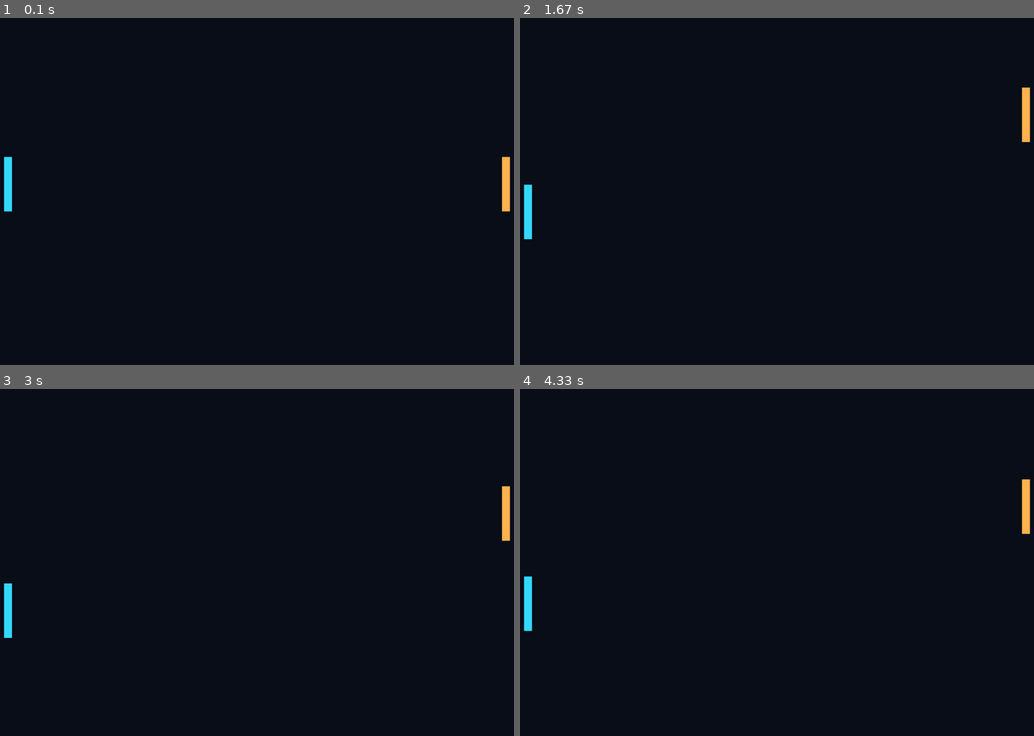
Above: before the commit, frames 1-4 (two rows, left to right).
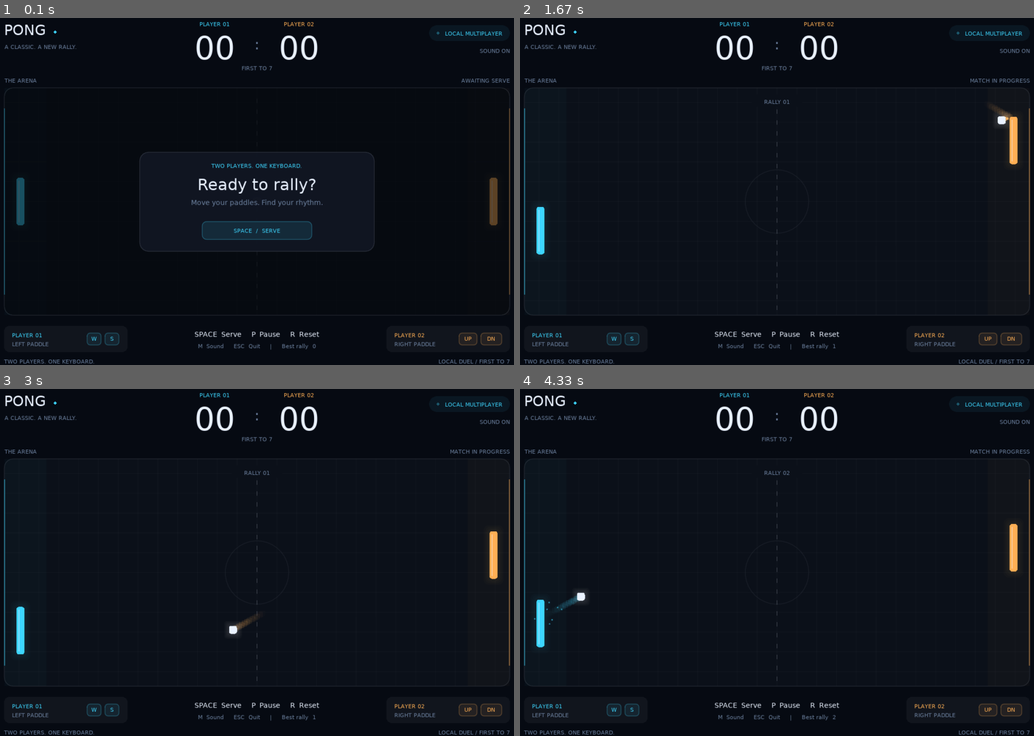
Above: after the commit, the same moments.

Repository: AhmadKhalil05/pong-love2D
Game: LÖVE game, started from main.lua
Same seed, same stepped clock (60 frames per second), same inputs: the game is played once before the commit and once after it.
Inputs:
- Up to frame 1 (0.1 s): no input
- Up to frame 2 (1.67 s): tap Enter at 0.33 s; hold Up 0.67-1.13 s; hold Down 1.17-1.47 s; hold S 1.17-1.47 s; hold Up from 1.5 s (still down); hold W from 1.5 s (still down)
- Up to frame 3 (3 s): release Up at 1.87 s; release W at 1.87 s; hold Down 1.9-2.27 s; hold S 1.9-2.27 s; hold Up 2.3-2.6 s; hold W 2.3-2.6 s; hold Down 2.63-2.93 s; hold S 2.63-2.93 s; hold Up from 2.97 s (still down); hold W from 2.97 s (still down)
- Up to frame 4 (4.33 s): release Up at 3.33 s; release W at 3.33 s; hold Down 3.37-3.73 s; hold S 3.37-3.73 s; hold Up 3.77-4.07 s; hold W 3.77-4.07 s; hold Down from 4.1 s (still down); hold S from 4.1 s (still down)

The runs differ from the first frame. In frame 1, 5.3% of the frame differs, in the area x 0-100%, y 1-100%; in frame 2, 3.7%; in frame 3, 3.6%; in frame 4, 3.7%.

Commit message:
Part 2: complete Pong game, own change, and submission media

Diff:
--- a/main.lua
+++ b/main.lua
@@ -1,26 +1,272 @@
--- Part 1: the window, two Lua tables, keyboard input, and delta time.
-local player1, player2
-
+-- PONG / LOCAL DUEL
+-- Gameplay lives here. ui.lua only draws the interface.
+local ui = require("ui")
+
+local game = {
+    width = 1100,
+    height = 720,
+    arena = {x = 40, y = 160, width = 1020, height = 460},
+    winningScore = 7,
+    phase = "serve",
+    time = 0,
+    rally = 0,
+    bestRally = 0,
+    muted = false,
+    particles = {},
+    trail = {},
+    trailTimer = 0,
+    sounds = {}
+}
+
+-- AABB: all four comparisons must be true for two rectangles to overlap.
+function game.collides(a, b)
+    return a.x < b.x + b.width
+       and a.x + a.width > b.x
+       and a.y < b.y + b.height
+       and a.y + a.height > b.y
+end
+
+local function clamp(value, low, high)
+    return math.max(low, math.min(high, value))
+end
+
+local function playSound(name)
+    local source = game.sounds[name]
+    if source and not game.muted then
+        source:stop()
+        source:play()
+    end
+end
+
+-- Short sounds are synthesized locally; no downloads or sound assets needed.
+local function makeTone(frequency, duration)
+    local rate = 22050
+    local count = math.floor(rate * duration)
+    local data = love.sound.newSoundData(count, rate, 16, 1)
+    for sample = 0, count - 1 do
+        local envelope = (1 - sample / count) ^ 2
+        local wave = math.sin(2 * math.pi * frequency * sample / rate)
+        data:setSample(sample, wave * envelope * 0.16)
+    end
+    return love.audio.newSource(data, "static")
+end
+
+local function resetBall(direction)
+    local ball, arena = game.ball, game.arena
+    ball.x = arena.x + (arena.width - ball.width) / 2
+    ball.y = arena.y + (arena.height - ball.height) / 2
+    -- Velocity is measured in pixels PER SECOND, not pixels per frame.
+    ball.dx = 360 * direction
+    ball.dy = 210 * (love.math.random(0, 1) == 0 and -1 or 1)
+    game.rally = 0
+    game.trail = {}
+    game.trailTimer = 0
+end
+
+local function resetMatch()
+    local arena = game.arena
+    game.player1.score = 0
+    game.player2.score = 0
+    game.player1.y = arena.y + (arena.height - game.player1.height) / 2
+    game.player2.y = arena.y + (arena.height - game.player2.height) / 2
+    game.bestRally = 0
+    game.winner = nil
+    game.lastScorer = nil
+    game.particles = {}
+    game.phase = "serve"
+    game.previousPhase = nil
+    resetBall(1)
+end
+
+local function burst(x, y, color)
+    for _ = 1, 10 do
+        local angle = love.math.random() * math.pi * 2
+        local speed = love.math.random(60, 180)
+        game.particles[#game.particles + 1] = {
+            x = x, y = y,
+            dx = math.cos(angle) * speed,
+            dy = math.sin(angle) * speed,
+            life = 0.35, maximumLife = 0.35,
+            color = color
+        }
+    end
+end
+
+local function scorePoint(player, number, direction)
+    player.score = player.score + 1
+    game.lastScorer = number
+    resetBall(direction)
+    playSound("score")
+    if player.score >= game.winningScore then
+        game.winner = number
+        game.phase = "gameover"
+    else
+        game.phase = "serve"
+    end
+end
+
+local function movePaddle(player, upKey, downKey, dt)
+    local movement = 0
+    if love.keyboard.isDown(upKey) then movement = movement - 1 end
+    if love.keyboard.isDown(downKey) then movement = movement + 1 end
+    player.y = player.y + movement * player.speed * dt
+    player.y = clamp(player.y, game.arena.y,
+        game.arena.y + game.arena.height - player.height)
+end
+
+local function paddleHit(player, direction)
+    local ball = game.ball
+    -- Place the ball OUTSIDE the paddle, so it cannot bounce repeatedly inside it.
+    if direction == 1 then
+        ball.x = player.x + player.width
+    else
+        ball.x = player.x - ball.width
+    end
+    -- Own change: each paddle hit adds 4.5% horizontal speed, with a safe cap.
+    ball.dx = direction * math.min(math.abs(ball.dx) * 1.045, 750)
+    game.rally = game.rally + 1
+    game.bestRally = math.max(game.bestRally, game.rally)
+    burst(ball.x + ball.width / 2, ball.y + ball.height / 2, player.color)
+    playSound("hit")
+end
+
+local function moveBall(dt)
+    local ball, arena = game.ball, game.arena
+    ball.x = ball.x + ball.dx * dt
+    ball.y = ball.y + ball.dy * dt
+
+    if ball.y < arena.y and ball.dy < 0 then
+        ball.y = arena.y
+        ball.dy = -ball.dy
+        playSound("wall")
+    elseif ball.y + ball.height > arena.y + arena.height and ball.dy > 0 then
+        ball.y = arena.y + arena.height - ball.height
+        ball.dy = -ball.dy
+        playSound("wall")
+    end
+
+    -- The direction checks prevent a second hit while moving away from a paddle.
+    if ball.dx < 0 and game.collides(ball, game.player1) then
+        paddleHit(game.player1, 1)
+    elseif ball.dx > 0 and game.collides(ball, game.player2) then
+        paddleHit(game.player2, -1)
+    end
+
+    if ball.x + ball.width < arena.x then
+        scorePoint(game.player2, 2, -1)
+    elseif ball.x > arena.x + arena.width then
+        scorePoint(game.player1, 1, 1)
+    end
+
+    if game.phase == "playing" then
+        game.trailTimer = game.trailTimer + dt
+        if game.trailTimer >= 0.014 then
+            game.trailTimer = game.trailTimer - 0.014
+            game.trail[#game.trail + 1] = {x = ball.x, y = ball.y, life = 0.16}
+        end
+    end
+end
+
+local function updateEffects(dt)
+    for index = #game.particles, 1, -1 do
+        local particle = game.particles[index]
+        particle.life = particle.life - dt
+        particle.x = particle.x + particle.dx * dt
+        particle.y = particle.y + particle.dy * dt
+        if particle.life <= 0 then table.remove(game.particles, index) end
+    end
+    for index = #game.trail, 1, -1 do
+        local point = game.trail[index]
+        point.life = point.life - dt
+        if point.life <= 0 then table.remove(game.trail, index) end
+    end
+end
+
+-- 1. LOAD: called once to create the initial game state.
 function love.load()
-    love.graphics.setBackgroundColor(0.03, 0.05, 0.09)
-    player1 = {x = 40, y = 300, width = 16, height = 110, speed = 420}
-    player2 = {x = 1044, y = 300, width = 16, height = 110, speed = 420}
-end
-
+    love.graphics.setBackgroundColor(0.025, 0.04, 0.07)
+    love.graphics.setDefaultFilter("linear", "linear")
+    love.keyboard.setKeyRepeat(false)
+    love.mouse.setVisible(false)
+    game.player1 = {
+        x = 65, y = 0, width = 16, height = 96, speed = 440,
+        score = 0, color = {0.24, 0.84, 1.0}
+    }
+    game.player2 = {
+        x = 1019, y = 0, width = 16, height = 96, speed = 440,
+        score = 0, color = {1.0, 0.69, 0.33}
+    }
+    game.ball = {x = 0, y = 0, width = 16, height = 16, dx = 360, dy = 210}
+    ui.load()
+    -- Keep playing normally if the computer has no audio device.
+    local ok, sounds = pcall(function()
+        return {hit = makeTone(640, 0.065), wall = makeTone(400, 0.045),
+            score = makeTone(220, 0.22)}
+    end)
+    if ok then game.sounds = sounds end
+    resetMatch()
+end
+
+-- 2. UPDATE: dt is the elapsed time in seconds since the previous frame.
 function love.update(dt)
-    if love.keyboard.isDown("w") then player1.y = player1.y - player1.speed * dt end
-    if love.keyboard.isDown("s") then player1.y = player1.y + player1.speed * dt end
-    if love.keyboard.isDown("up") then player2.y = player2.y - player2.speed * dt end
-    if love.keyboard.isDown("down") then player2.y = player2.y + player2.speed * dt end
-
-    local height = love.graphics.getHeight()
-    player1.y = math.max(0, math.min(height - player1.height, player1.y))
-    player2.y = math.max(0, math.min(height - player2.height, player2.y))
-end
-
+    game.time = game.time + dt
+    if game.phase == "paused" then return end
+    updateEffects(dt)
+    if game.phase ~= "serve" and game.phase ~= "playing" then return end
+
+    -- Small substeps prevent fast balls from skipping through a paddle.
+    -- The full dt is consumed, so 30 FPS and 144 FPS cover the same game time.
+    local remaining = dt
+    while remaining > 0 do
+        local step = math.min(remaining, 1 / 240)
+        movePaddle(game.player1, "w", "s", step)
+        movePaddle(game.player2, "up", "down", step)
+        if game.phase == "playing" then moveBall(step) end
+        remaining = remaining - step
+        if game.phase == "gameover" then break end
+    end
+end
+
+-- 3. DRAW: renders the current state without changing the game rules.
 function love.draw()
-    love.graphics.setColor(0.2, 0.85, 1)
-    love.graphics.rectangle("fill", player1.x, player1.y, player1.width, player1.height)
-    love.graphics.setColor(1, 0.7, 0.3)
-    love.graphics.rectangle("fill", player2.x, player2.y, player2.width, player2.height)
-end
+    ui.draw(game)
+end
+
+function love.keypressed(key)
+    if key == "escape" then
+        love.event.quit()
+    elseif key == "m" then
+        game.muted = not game.muted
+    elseif key == "r" then
+        resetMatch()
+    elseif key == "p" then
+        if game.phase == "paused" then
+            game.phase = game.previousPhase
+        elseif game.phase == "playing" or game.phase == "serve" then
+            game.previousPhase = game.phase
+            game.phase = "paused"
+        end
+    elseif key == "space" or key == "return" then
+        if game.phase == "gameover" then
+            resetMatch()
+            game.phase = "playing"
+        elseif game.phase == "serve" then
+            game.phase = "playing"
+        elseif game.phase == "paused" then
+            game.phase = game.previousPhase
+        end
+    elseif key == "f12" then
+        love.graphics.captureScreenshot("pong-screenshot.png")
+        print("Screenshot: " .. love.filesystem.getSaveDirectory() .. "/pong-screenshot.png")
+    end
+end
+
+function love.focus(focused)
+    if not focused and (game.phase == "playing" or game.phase == "serve") then
+        game.previousPhase = game.phase
+        game.phase = "paused"
+    end
+end
+
+-- Returning the state also makes the actual gameplay easy to inspect and test.
+return game
--- /dev/null
+++ b/tests/game_spec.lua
@@ -0,0 +1,198 @@
+-- Run from the project folder: lua tests/game_spec.lua
+-- These tests exercise the real main.lua with graphics/audio replaced by stubs.
+local held = {}
+local noop = function() end
+love = {
+    graphics = {setBackgroundColor = noop, setDefaultFilter = noop,
+        newFont = function() return {} end},
+    keyboard = {setKeyRepeat = noop, isDown = function(key) return held[key] or false end},
+    mouse = {setVisible = noop},
+    math = {random = math.random},
+    event = {quit = noop}
+}
+local game = require("main")
+local total = 0
+local function close(actual, expected, tolerance)
+    assert(math.abs(actual - expected) <= (tolerance or 0.00001),
+        "Expected " .. expected .. ", got " .. actual)
+end
+local function test(name, callback)
+    held = {}
+    math.randomseed(17)
+    love.load()
+    callback()
+    total = total + 1
+    print("PASS  " .. name)
+end
+
+test("the ball starts centered and waits for a serve", function()
+    close(game.ball.x + game.ball.width / 2, 550)
+    close(game.ball.y + game.ball.height / 2, 390)
+    local x, y = game.ball.x, game.ball.y
+    love.update(1)
+    close(game.ball.x, x)
+    close(game.ball.y, y)
+    assert(game.phase == "serve")
+end)
+
+test("both paddles use their assigned keys", function()
+    local y1, y2 = game.player1.y, game.player2.y
+    held.w, held.down = true, true
+    love.update(0.1)
+    close(game.player1.y, y1 - 44)
+    close(game.player2.y, y2 + 44)
+    held = {s = true, up = true}
+    love.update(0.1)
+    close(game.player1.y, y1)
+    close(game.player2.y, y2)
+end)
+
+test("paddles stay inside both arena boundaries", function()
+    held.w, held.up = true, true
+    love.update(5)
+    close(game.player1.y, 160)
+    close(game.player2.y, 160)
+    held = {s = true, down = true}
+    love.update(5)
+    close(game.player1.y + game.player1.height, 620)
+    close(game.player2.y + game.player2.height, 620)
+end)
+
+test("ball movement uses pixels per second and dt", function()
+    love.keypressed("space")
+    game.ball.dx, game.ball.dy = 240, 100
+    game.ball.x, game.ball.y = 300, 300
+    love.update(0.25)
+    close(game.ball.x, 360)
+    close(game.ball.y, 325)
+end)
+
+test("movement agrees at 30, 60, and 144 FPS", function()
+    local referenceX, referenceY, referencePaddle
+    for _, fps in ipairs({30, 60, 144}) do
+        love.keypressed("r")
+        love.keypressed("space")
+        game.ball.x, game.ball.y = 300, 300
+        game.ball.dx, game.ball.dy = 240, 100
+        held = {s = true}
+        for _ = 1, fps do love.update(1 / fps) end
+        if referenceX then
+            close(game.ball.x, referenceX)
+            close(game.ball.y, referenceY)
+            close(game.player1.y, referencePaddle)
+        end
+        referenceX, referenceY = game.ball.x, game.ball.y
+        referencePaddle = game.player1.y
+    end
+end)
+
+test("AABB distinguishes overlap, touching edges, and separation", function()
+    local a = {x = 0, y = 0, width = 16, height = 16}
+    assert(game.collides(a, {x = 15, y = 15, width = 8, height = 8}))
+    assert(not game.collides(a, {x = 16, y = 0, width = 8, height = 8}))
+    assert(not game.collides(a, {x = 50, y = 50, width = 8, height = 8}))
+end)
+
+test("top and bottom walls reverse vertical velocity", function()
+    love.keypressed("space")
+    game.ball.y, game.ball.dy = 160, -210
+    love.update(1 / 240)
+    assert(game.ball.dy > 0 and game.ball.y >= 160)
+    game.ball.y, game.ball.dy = 604, 210
+    love.update(1 / 240)
+    assert(game.ball.dy < 0 and game.ball.y + game.ball.height <= 620)
+end)
+
+test("left paddle reverses the ball and separates it", function()
+    love.keypressed("space")
+    game.ball.x = game.player1.x + game.player1.width
+    game.ball.y = game.player1.y + 30
+    game.ball.dx, game.ball.dy = -360, 0
+    love.update(1 / 240)
+    assert(game.ball.dx > 360)
+    assert(game.ball.x >= game.player1.x + game.player1.width)
+    assert(not game.collides(game.ball, game.player1))
+    assert(game.rally == 1)
+    love.update(1 / 240)
+    assert(game.rally == 1)
+end)
+
+test("right paddle reverses the ball and separates it", function()
+    love.keypressed("space")
+    game.ball.x = game.player2.x - game.ball.width
+    game.ball.y = game.player2.y + 30
+    game.ball.dx, game.ball.dy = 360, 0
+    love.update(1 / 240)
+    assert(game.ball.dx < -360)
+    assert(game.ball.x + game.ball.width <= game.player2.x)
+    assert(not game.collides(game.ball, game.player2))
+end)
+
+test("a fast ball cannot skip through a paddle during a long frame", function()
+    love.keypressed("space")
+    game.ball.x, game.ball.y = 130, game.player1.y + 30
+    game.ball.dx, game.ball.dy = -750, 0
+    love.update(0.2)
+    assert(game.ball.dx == 750)
+    assert(game.rally == 1 and game.player2.score == 0)
+end)
+
+test("a missed ball awards one point then waits in the center", function()
+    love.keypressed("space")
+    game.ball.x, game.ball.y, game.ball.dx = 1062, 180, 360
+    love.update(0.1)
+    assert(game.player1.score == 1 and game.player2.score == 0)
+    assert(game.phase == "serve")
+    close(game.ball.x + game.ball.width / 2, 550)
+    love.update(2)
+    assert(game.player1.score == 1)
+    love.keypressed("space")
+    game.ball.x, game.ball.y, game.ball.dx = 20, 180, -360
+    love.update(0.1)
+    assert(game.player2.score == 1)
+end)
+
+test("seven points ends the match and Space starts a rematch", function()
+    game.player1.score = 6
+    love.keypressed("space")
+    game.ball.x, game.ball.y, game.ball.dx = 1062, 180, 360
+    love.update(0.1)
+    assert(game.phase == "gameover" and game.winner == 1)
+    love.keypressed("space")
+    assert(game.phase == "playing" and game.player1.score == 0 and game.player2.score == 0)
+end)
+
+test("pause freezes the ball and paddles; P resumes", function()
+    love.keypressed("space")
+    love.keypressed("p")
+    local x, y = game.ball.x, game.player1.y
+    held.w = true
+    love.update(1)
+    close(game.ball.x, x)
+    close(game.player1.y, y)
+    love.keypressed("p")
+    assert(game.phase == "playing")
+end)
+
+test("losing focus pauses and requires manual resume", function()
+    love.keypressed("space")
+    love.focus(false)
+    assert(game.phase == "paused")
+    love.focus(true)
+    assert(game.phase == "paused")
+    love.keypressed("space")
+    assert(game.phase == "playing")
+end)
+
+test("R resets scores and M toggles sound", function()
+    game.player1.score, game.player2.score = 4, 3
+    game.bestRally = 8
+    love.keypressed("r")
+    assert(game.player1.score == 0 and game.player2.score == 0)
+    assert(game.bestRally == 0 and game.phase == "serve")
+    local before = game.muted
+    love.keypressed("m")
+    assert(game.muted ~= before)
+end)
+
+print("\n" .. total .. " gameplay tests passed.")
--- /dev/null
+++ b/ui.lua
@@ -0,0 +1,210 @@
+-- Presentation only: the collision and movement code stays in main.lua.
+local ui = {}
+local fonts = {}
+local cyan = {0.24, 0.84, 1.0}
+local amber = {1.0, 0.69, 0.33}
+local white = {0.92, 0.95, 1.0}
+local muted = {0.43, 0.51, 0.63}
+
+local function color(rgb, alpha)
+    love.graphics.setColor(rgb[1], rgb[2], rgb[3], alpha or 1)
+end
+
+local function text(value, x, y, font, tint, width, align)
+    love.graphics.setFont(fonts[font])
+    color(tint or white)
+    if width then
+        love.graphics.printf(value, x, y, width, align or "left")
+    else
+        love.graphics.print(value, x, y)
+    end
+end
+
+local function rectangle(mode, x, y, width, height, radius)
+    love.graphics.rectangle(mode, x, y, width, height, radius or 0, radius or 0)
+end
+
+local function keycap(value, x, y, width, tint)
+    color(tint, 0.08)
+    rectangle("fill", x, y, width, 25, 6)
+    color(tint, 0.28)
+    rectangle("line", x + 0.5, y + 0.5, width - 1, 24, 6)
+    text(value, x, y + 5, "small", tint, width, "center")
+end
+
+function ui.load()
+    fonts.small = love.graphics.newFont(11)
+    fonts.body = love.graphics.newFont(14)
+    fonts.title = love.graphics.newFont(29)
+    fonts.headline = love.graphics.newFont(32)
+    fonts.score = love.graphics.newFont(64)
+end
+
+local function header(game)
+    text("PONG", 40, 27, "title")
+    color(cyan)
+    love.graphics.circle("fill", 143, 48, 3)
+    text("A CLASSIC. A NEW RALLY.", 41, 71, "small", muted)
+
+    text("PLAYER 01", 410, 25, "small", cyan, 110, "center")
+    text("PLAYER 02", 580, 25, "small", amber, 110, "center")
+    text(string.format("%02d", game.player1.score), 410, 43, "score", white, 110, "center")
+    text(string.format("%02d", game.player2.score), 580, 43, "score", white, 110, "center")
+    text(":", 535, 56, "title", muted, 30, "center")
+    text("FIRST TO " .. game.winningScore, 491, 114, "small", muted, 118, "center")
+
+    color(cyan, 0.07)
+    rectangle("fill", 897, 34, 163, 32, 16)
+    color(cyan, 0.35)
+    love.graphics.circle("fill", 915, 50, 3)
+    text("LOCAL MULTIPLAYER", 929, 44, "small", cyan)
+    text(game.muted and "SOUND OFF" or "SOUND ON", 897, 79, "small", muted, 163, "right")
+
+    text("THE ARENA", 41, 139, "small", muted)
+    local status = ({serve = "AWAITING SERVE", playing = "MATCH IN PROGRESS",
+        paused = "MATCH PAUSED", gameover = "MATCH COMPLETE"})[game.phase]
+    text(status, 825, 139, "small", muted, 235, "right")
+end
+
+local function court(game)
+    local a = game.arena
+    color({0.045, 0.065, 0.10})
+    rectangle("fill", a.x, a.y, a.width, a.height, 18)
+    love.graphics.setScissor(a.x + 1, a.y + 1, a.width - 2, a.height - 2)
+
+    color(white, 0.022)
+    for x = a.x + 30, a.x + a.width - 1, 40 do
+        love.graphics.line(x, a.y, x, a.y + a.height)
+    end
+    for y = a.y + 30, a.y + a.height - 1, 40 do
+        love.graphics.line(a.x, y, a.x + a.width, y)
+    end
+
+    color(cyan, 0.025)
+    rectangle("fill", a.x, a.y, 85, a.height)
+    color(amber, 0.025)
+    rectangle("fill", a.x + a.width - 85, a.y, 85, a.height)
+    color(white, 0.06)
+    love.graphics.circle("line", game.width / 2, a.y + a.height / 2, 64)
+    for y = a.y + 22, a.y + a.height - 20, 22 do
+        color(white, 0.14)
+        rectangle("fill", game.width / 2 - 1, y, 2, 9, 1)
+    end
+    love.graphics.setScissor()
+
+    color(white, 0.10)
+    rectangle("line", a.x + 0.5, a.y + 0.5, a.width - 1, a.height - 1, 18)
+    color(cyan, 0.50)
+    rectangle("fill", a.x, a.y + 42, 2, a.height - 84, 1)
+    color(amber, 0.50)
+    rectangle("fill", a.x + a.width - 2, a.y + 42, 2, a.height - 84, 1)
+
+    if game.phase == "playing" then
+        color({0.045, 0.065, 0.10})
+        rectangle("fill", 498, 174, 104, 25, 12)
+        text(string.format("RALLY %02d", game.rally), 498, 182, "small", muted, 104, "center")
+    end
+end
+
+local function paddle(player)
+    for spread = 12, 3, -3 do
+        color(player.color, 0.018)
+        rectangle("fill", player.x - spread, player.y - spread,
+            player.width + spread * 2, player.height + spread * 2, 10)
+    end
+    color(player.color)
+    rectangle("fill", player.x, player.y, player.width, player.height, 5)
+    color(white, 0.45)
+    rectangle("fill", player.x + 4, player.y + 6, 2, player.height - 12, 1)
+end
+
+local function ballAndEffects(game)
+    local ball = game.ball
+    local tint = ball.dx > 0 and cyan or amber
+    for _, point in ipairs(game.trail) do
+        color(tint, math.max(0, point.life / 0.16) * 0.19)
+        rectangle("fill", point.x + 2, point.y + 2, ball.width - 4, ball.height - 4, 3)
+    end
+    for _, particle in ipairs(game.particles) do
+        color(particle.color, particle.life / particle.maximumLife)
+        rectangle("fill", particle.x, particle.y, 3, 3, 1)
+    end
+    for spread = 10, 2, -2 do
+        color(white, 0.025)
+        rectangle("fill", ball.x - spread, ball.y - spread,
+            ball.width + spread * 2, ball.height + spread * 2, 6)
+    end
+    color(white)
+    rectangle("fill", ball.x, ball.y, ball.width, ball.height, 4)
+end
+
+local function overlay(game)
+    if game.phase == "playing" then return end
+    local a = game.arena
+    color({0.015, 0.025, 0.045}, 0.65)
+    rectangle("fill", a.x + 1, a.y + 1, a.width - 2, a.height - 2, 18)
+    color({0.065, 0.09, 0.135}, 0.98)
+    rectangle("fill", 313, 290, 474, 201, 18)
+    color(white, 0.12)
+    rectangle("line", 313.5, 290.5, 473, 200, 18)
+
+    local eyebrow, title, description, key, tint
+    if game.phase == "serve" then
+        eyebrow = game.lastScorer and ("PLAYER 0" .. game.lastScorer .. " SCORED") or "TWO PLAYERS. ONE KEYBOARD."
+        title = game.lastScorer and "One more rally." or "Ready to rally?"
+        description = "Move your paddles. Find your rhythm."
+        key, tint = "SPACE  /  SERVE", cyan
+    elseif game.phase == "paused" then
+        eyebrow, title = "TAKE A BREATHER", "Time out."
+        description = "Your match is right where you left it."
+        key, tint = "P  /  RESUME", cyan
+    else
+        eyebrow, title = "MATCH POINT. MATCH WON.", "PLAYER 0" .. game.winner .. " WINS"
+        description = "Final score  " .. game.player1.score .. " : " .. game.player2.score
+            .. "     |     Best rally  " .. game.bestRally
+        key = "SPACE  /  PLAY AGAIN"
+        tint = game.winner == 1 and cyan or amber
+    end
+    text(eyebrow, 333, 311, "small", tint, 434, "center")
+    text(title, 328, 337, "headline", white, 444, "center")
+    text(description, 328, 384, "body", muted, 444, "center")
+    color(tint, 0.10 + 0.035 * math.sin(game.time * 3))
+    rectangle("fill", 439, 430, 222, 37, 9)
+    color(tint, 0.3)
+    rectangle("line", 439.5, 430.5, 221, 36, 9)
+    text(key, 439, 442, "small", tint, 222, "center")
+end
+
+local function footer(game)
+    color(white, 0.05)
+    rectangle("fill", 40, 641, 249, 53, 11)
+    rectangle("fill", 811, 641, 249, 53, 11)
+    text("PLAYER 01", 56, 653, "small", cyan)
+    text("LEFT PADDLE", 56, 671, "small", muted)
+    keycap("W", 207, 655, 29, cyan)
+    keycap("S", 243, 655, 29, cyan)
+    text("PLAYER 02", 827, 653, "small", amber)
+    text("RIGHT PADDLE", 827, 671, "small", muted)
+    keycap("UP", 957, 655, 37, amber)
+    keycap("DN", 1001, 655, 43, amber)
+
+    text("SPACE  Serve     P  Pause     R  Reset", 309, 650, "body", white, 482, "center")
+    text("M  Sound     ESC  Quit     |     Best rally  " .. game.bestRally,
+        309, 675, "small", muted, 482, "center")
+    text("TWO PLAYERS. ONE KEYBOARD.", 40, 706, "small", muted)
+    text("LOCAL DUEL / FIRST TO " .. game.winningScore, 760, 706, "small", muted, 300, "right")
+end
+
+function ui.draw(game)
+    love.graphics.setLineWidth(1)
+    header(game)
+    court(game)
+    paddle(game.player1)
+    paddle(game.player2)
+    ballAndEffects(game)
+    overlay(game)
+    footer(game)
+    love.graphics.setColor(1, 1, 1, 1)
+end
+
+return ui
Binary file added: demo/pong-demo.gif
Binary file added: screenshots/gameplay.png
Binary file added: screenshots/ready.png
Not shown, added: START_HERE_AR.md
Not shown, added: demo/pong-demo.mp4
Not shown, added: docs/ASSIGNMENT_CHECKLIST.md
Not shown, added: docs/EXPLANATION_AR.md
